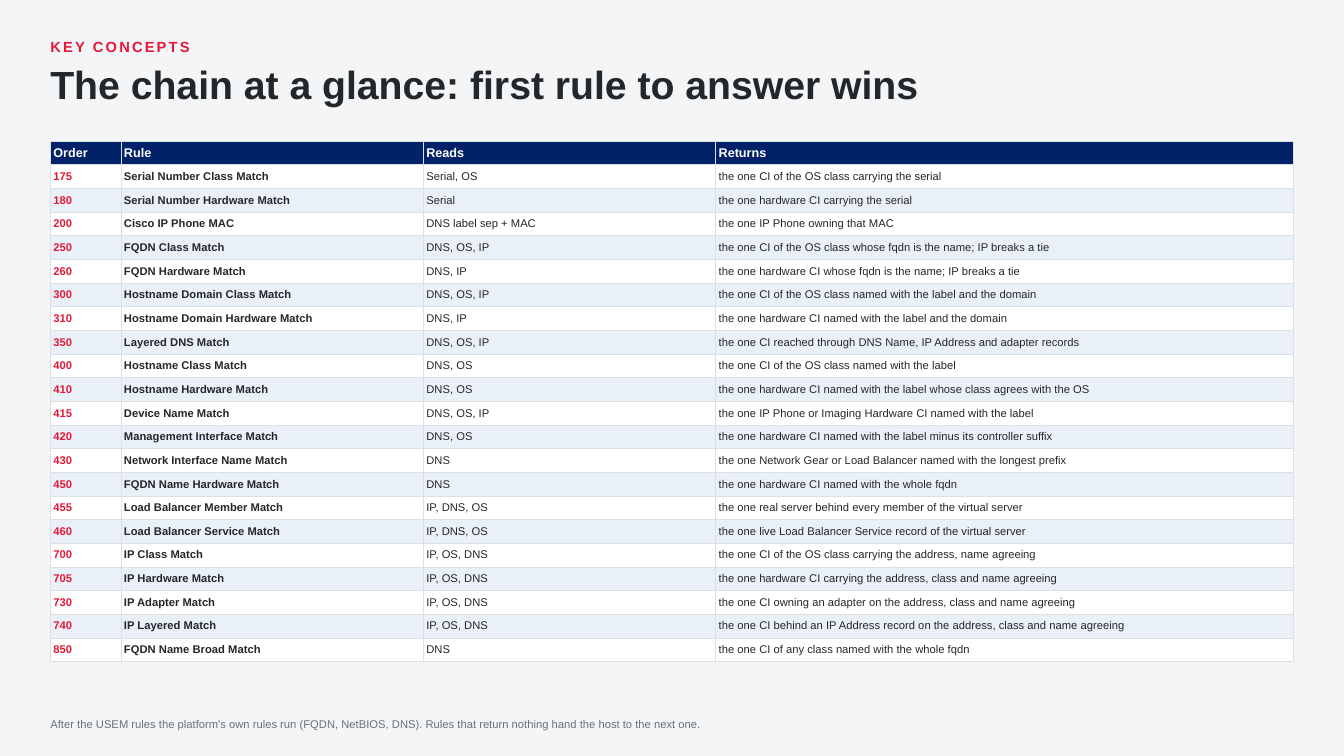
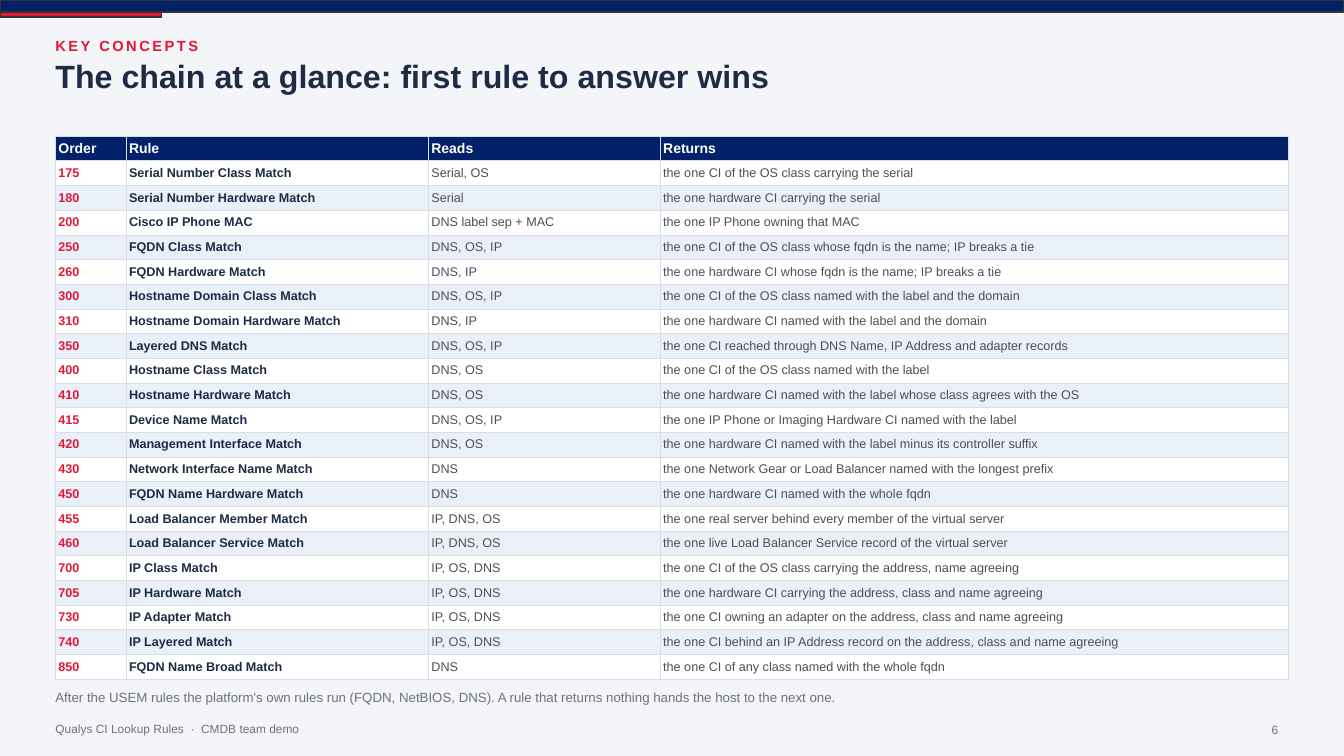
Before and after one commit to singhmihir/py, a slide deck: slide 6 of stories/qualys-ci-lookup-rules/Qualys CI Lookup Rules - CMDB Team Demo.pptx (slide 4 before the commit). Drawn at 1344x756 pixels with LibreOffice and Linux fonts; fonts in the diff are those of the drawing. Boxes give left, top, right and bottom in pixels: in the first picture for what was removed or moved away, otherwise in the second. Text is boxed around its words. In the diff, an @@ line names an element or a change of style, - is before the commit and + after.

```diff
--- a/stories/qualys-ci-lookup-rules/Qualys CI Lookup Rules - CMDB Team Demo.pptx
+++ b/stories/qualys-ci-lookup-rules/Qualys CI Lookup Rules - CMDB Team Demo.pptx
@@ background #F4F5F6 to #F3F5F8 @@
@@ rectangle added at [0,0,1344,12], fill #012169, outline #333333 1 pt @@
@@ rectangle added at [0,12,161,17], fill #E31837, outline #333333 1 pt @@
@@ text "KEY CONCEPTS" at [55,40,198,51]: letter spacing 1.6 to 1.8 pt @@
@@ text "The chain at a glance: ..." at [55,64,769,94]: size 28 to 23 pt, text colour #24272A to #1F2A44 @@
@@ table at [55,136,1289,678] @@
@@ size 9 to 10 pt in "Order", "Rule", "Reads", "Returns" @@
@@ size 8 to 9 pt @@
@@ text colour #24272A to #1F2A44 in "Serial Number Class Match", "Serial Number Hardware Match", "Cisco IP Phone MAC", "FQDN Class Match" and 17 more places @@
@@ text colour #24272A to #4D4F53 in "Serial, OS", "the one CI of the OS class ...", "Serial", "the one hardware CI carrying the serial" and 38 more places @@
@@ borders changed @@
@@ table: place and size @@
-table at [50,141,1294,659]
+table at [55,136,1289,678]
@@ text at [55,692,836,705]: text changed; size 8 to 9.5 pt; text colour #6B7177 to #6E7279 @@
-After the USEM rules the platform's own rules run (FQDN, NetBIOS, DNS). Rules that return nothing hand the host to the next one.
+After the USEM rules the platform's own rules run (FQDN, NetBIOS, DNS). A rule that returns nothing hands the host to the next one.
@@ text added at [55,724,299,736], 8.5 pt, text #6E7279 @@
+Qualys CI Lookup Rules · CMDB team demo
@@ page number added at [1272,726,1279,734], 8.5 pt, text #6E7279 @@
+6
```
Also in this commit, not shown: 85 other slides changed, 48 slides added, 3 other files.
